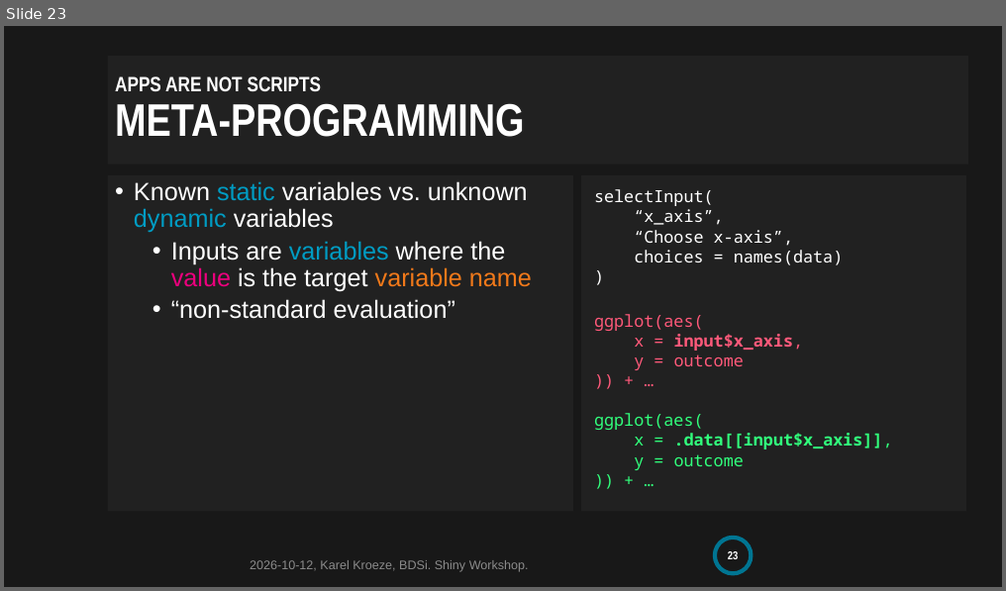
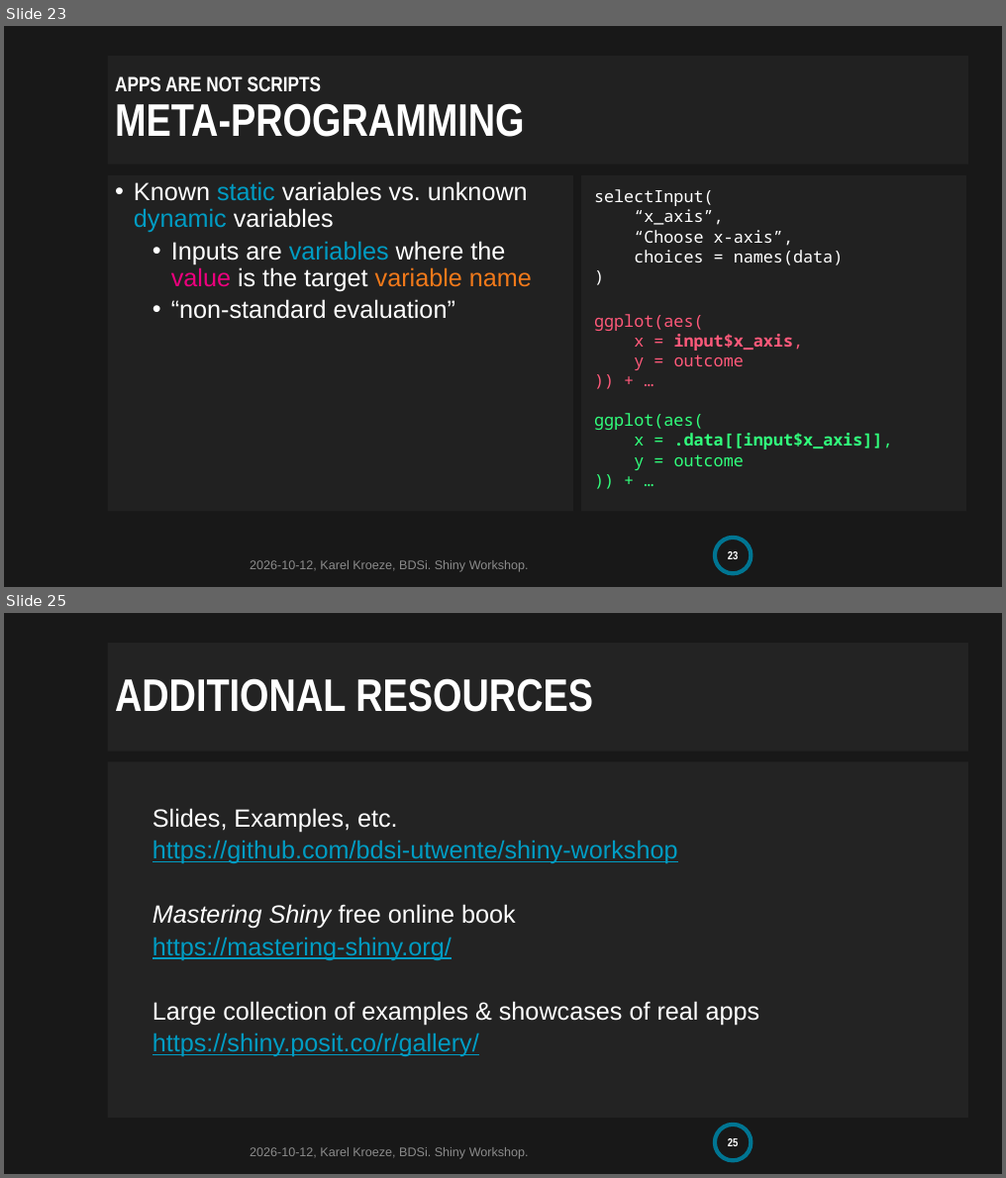
Before and after one commit to BDSI-Utwente/shiny-workshop, a slide deck: slides/shiny-workshop.pptx. Shown one above the other, each under a label of ours: slide 23 before the commit, slides 23 and 25 after it; the slides between them are not shown. The pictures are 1006x591 and 1006x1178 pixels, drawn with LibreOffice and Linux fonts; fonts in the diff are those of the drawing; background and template pictures are left out. Boxes give left, top, right and bottom in pixels: in the first picture for what was removed or moved away, otherwise in the second. Text is boxed around its words. In the diff, an @@ line names an element or a change of style, - is before the commit and + after.

Commit message:
add additional materials slide

```diff
--- a/slides/shiny-workshop.pptx
+++ b/slides/shiny-workshop.pptx
@@ slide 25 added at box(4, 613, 1002, 1174), background #181818; not listed: 1 template element that a slide beside it also shows @@
@@ title added at box(107, 643, 968, 752), fill #262626 at 81% opacity, 44 pt, text #FFFFFF, bold @@
+ADDITIONAL RESOURCES
@@ text added at box(107, 761, 968, 1118), fill #262626 at 81% opacity, 24 pt, text #009CC3, underline @@
+  Slides, Examples, etc.
+  https://github.com/bdsi-utwente/shiny-workshop
+  Mastering Shiny free online book
+  https://mastering-shiny.org/
+  Large collection of examples & showcases of real apps
+  https://shiny.posit.co/r/gallery/
@@ text added at box(250, 1148, 529, 1159), 12 pt, text #8C8C8C @@
+2026-10-12, Karel Kroeze, BDSi. Shiny Workshop.
```
Also in this commit, not shown: 1 slide changed.
